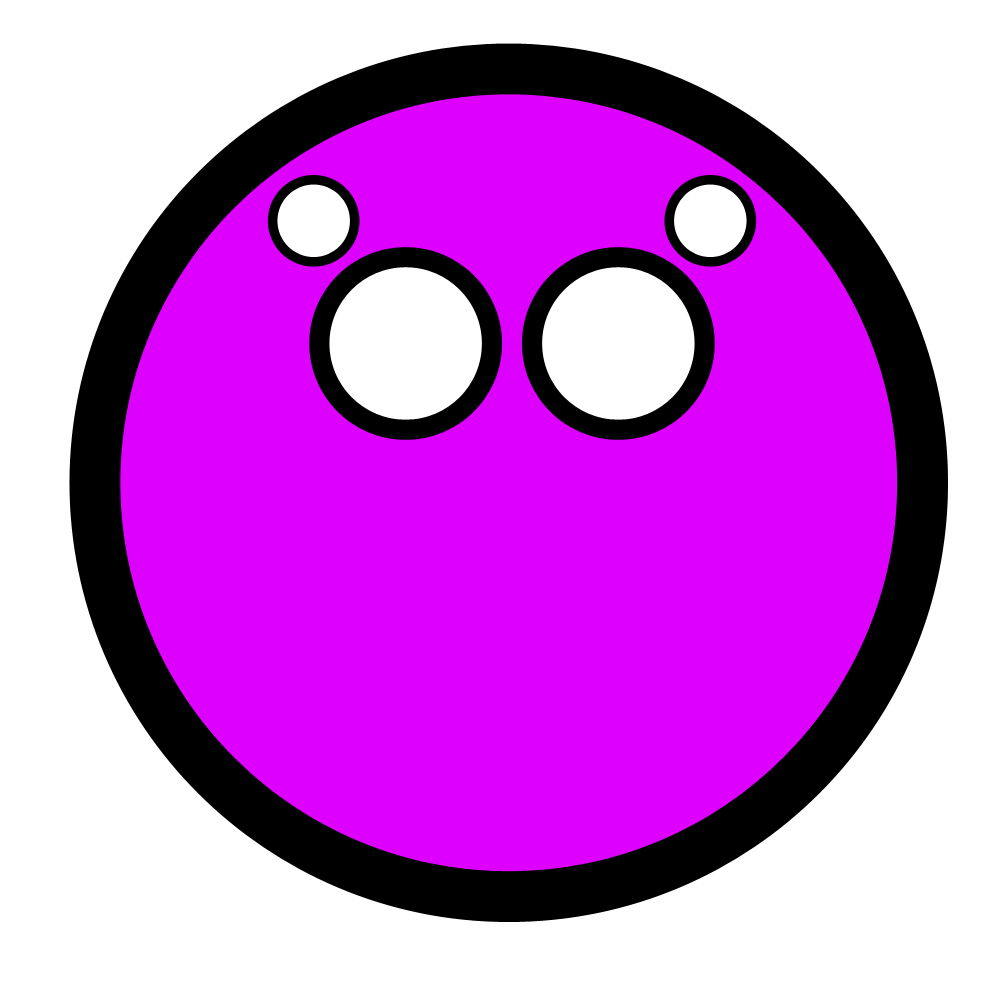
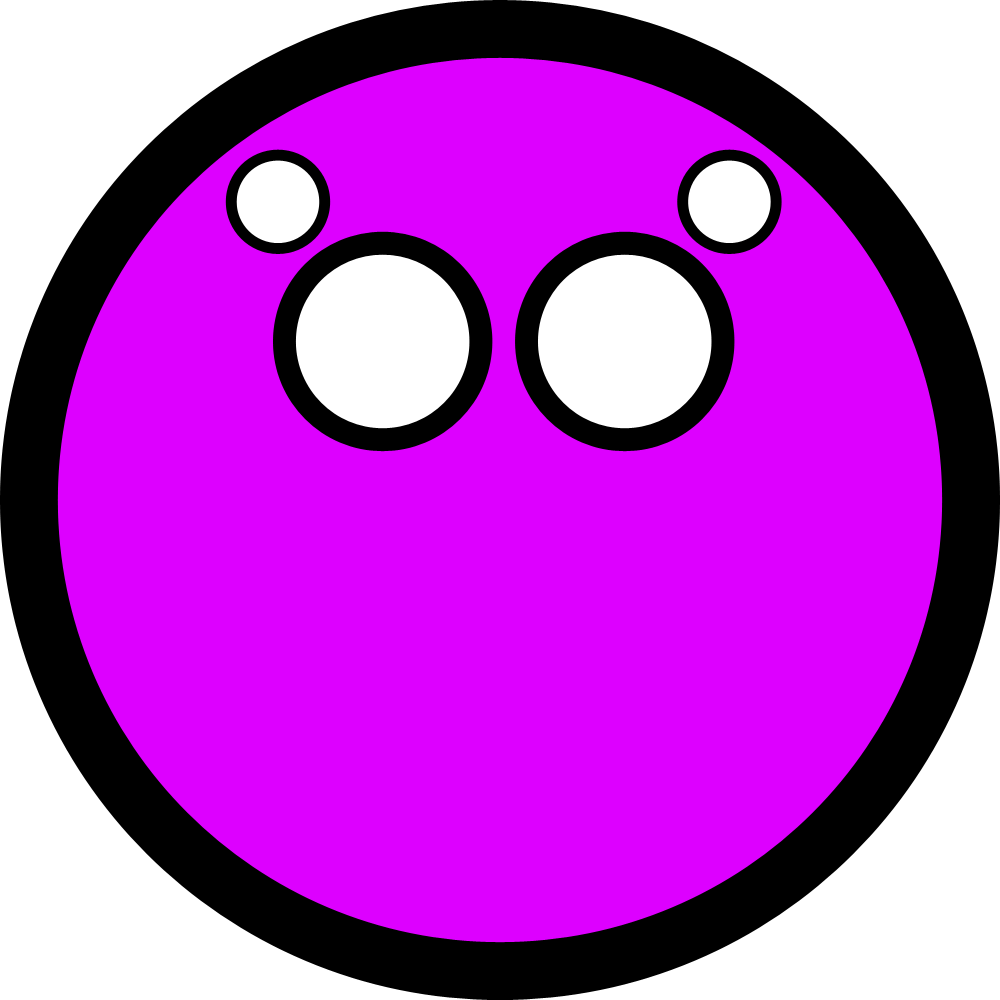
Layers edited between the first and the second 1000px x 1000px image:
painted on "Shape 2 copy 7" over [674, 160, 771, 257]
painted on "Shape 2 copy 6" over [664, 149, 782, 267]
painted on "Shape 2 copy 3" over [537, 254, 712, 429]
painted on "Shape 2 copy 2" over [515, 231, 735, 452]
painted on "Shape 2 copy 5" over [236, 160, 350, 257]
painted on "Shape 2 copy 4" over [225, 149, 360, 267]
painted on "Shape 2" over [295, 254, 482, 429]
painted on "Shape 2 copy" over [272, 231, 503, 452]
painted on "Shape 1 copy" over [57, 57, 943, 943]
painted on "Shape 1" over [0, 0, 1000, 1000]
